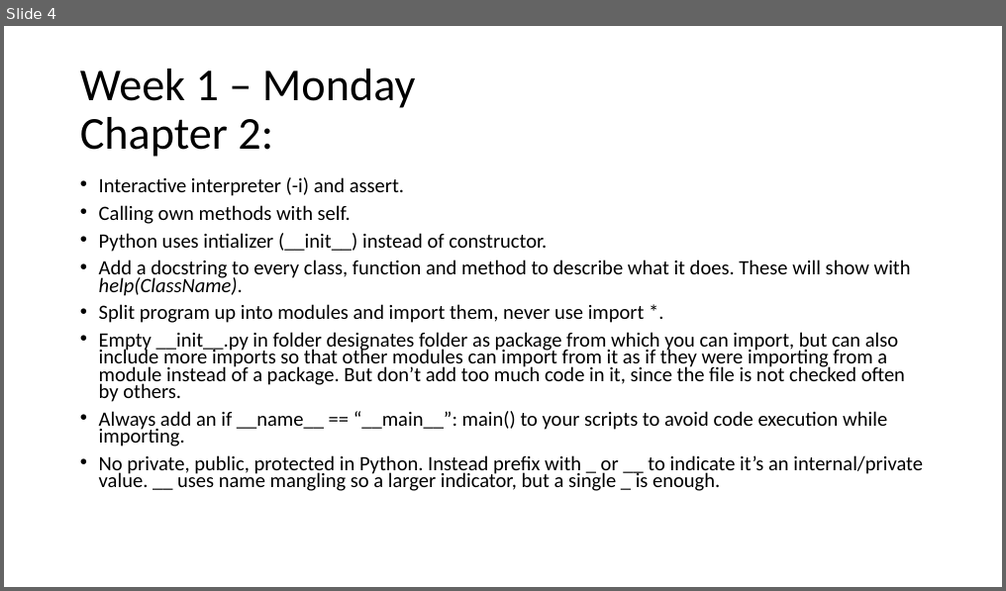
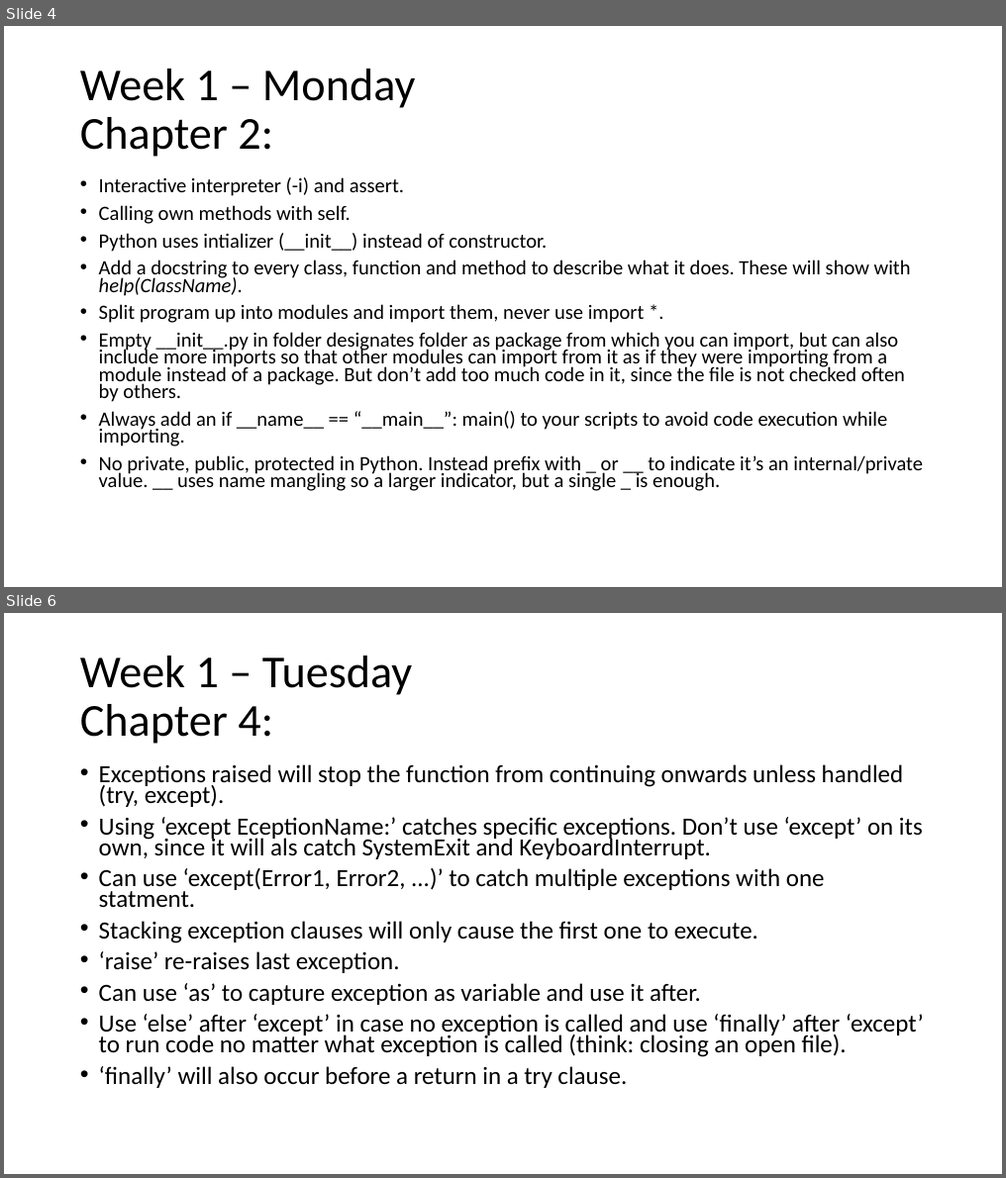
Before and after one commit to lamersfa/Python-Training-wk2226, a slide deck: Information learned during Python training.pptx. Shown one above the other, each under a label of ours: slide 4 before the commit, slides 4 and 6 after it; the slides between them are not shown. The pictures are 1006x591 and 1006x1178 pixels, drawn with LibreOffice and Linux fonts; fonts in the diff are those of the drawing. Boxes give left, top, right and bottom in pixels: in the first picture for what was removed or moved away, otherwise in the second. Text is boxed around its words. In the diff, an @@ line names an element or a change of style, - is before the commit and + after.

Commit message:
Slides updated for tuesday. Monday's Chapter 3 exercise updated. Chapter 4 exercise will be pushed later.

```diff
--- a/Information learned during Python training.pptx
+++ b/Information learned during Python training.pptx
@@ slide 6 added at (x1=4, y1=613, x2=1002, y2=1174), background #FFFFFF @@
@@ title added at (x1=80, y1=656, x2=412, y2=744), 44 pt, text #000000 @@
+Week 1 – Tuesday
+Chapter 4:
@@ text added at (x1=99, y1=764, x2=924, y2=1088), 23.8 pt, text #000000 @@
+• Exceptions raised will stop the function from continuing onwards unless handled (try, except).
+• Using ‘except EceptionName:’ catches specific exceptions. Don’t use ‘except’ on its own, since it will als catch SystemExit and KeyboardInterrupt.
+• Can use ‘except(Error1, Error2, ...)’ to catch multiple exceptions with one statment.
+• Stacking exception clauses will only cause the first one to execute.
+• ‘raise’ re-raises last exception.
+• Can use ‘as’ to capture exception as variable and use it after.
+• Use ‘else’ after ‘except’ in case no exception is called and use ‘finally’ after ‘except’ to run code no matter what exception is called (think: closing an open file).
+• ‘finally’ will also occur before a return in a try clause.
```
Also in this commit, not shown: 3 other slides added, 5 other files.
